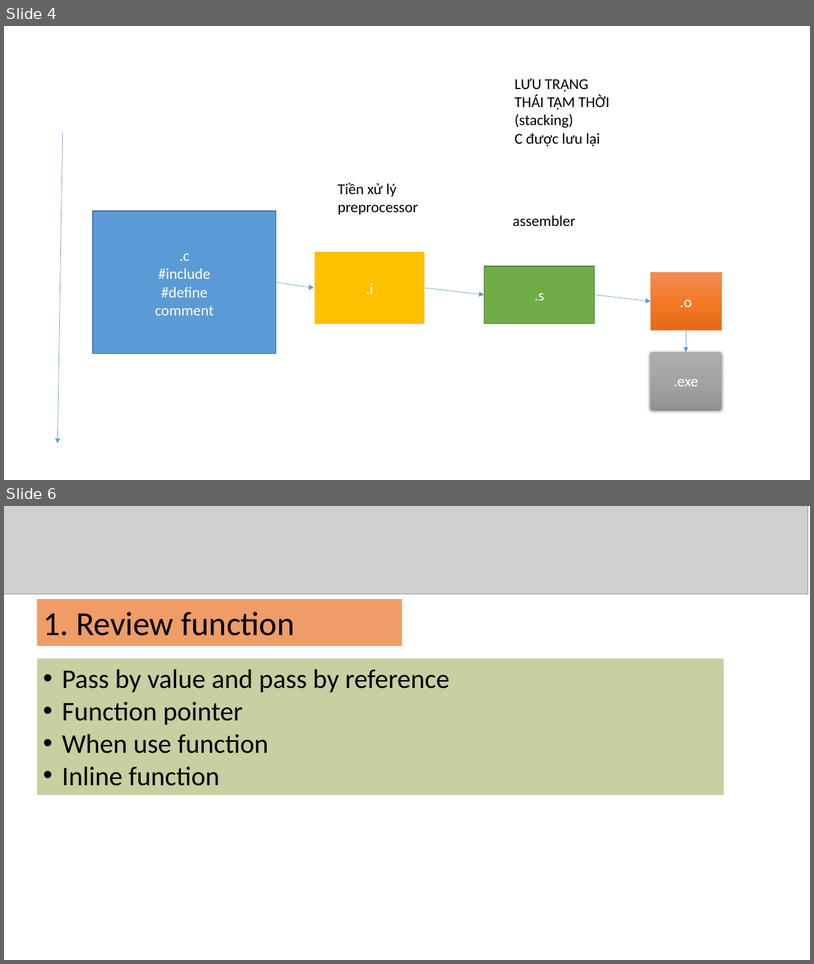
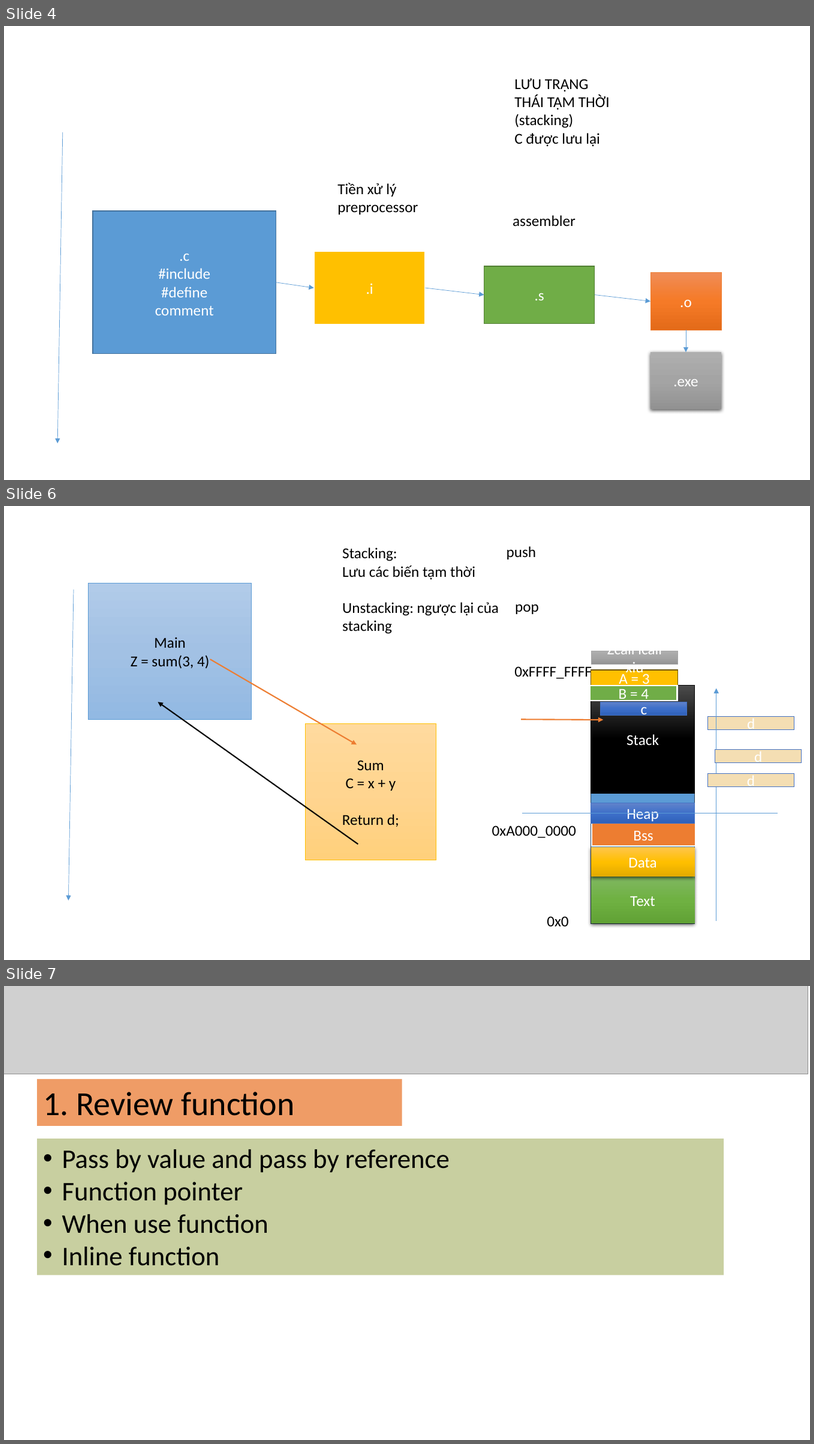
Before and after one commit to DKensin/Mentor, a slide deck: Slide/C/4.C_stage_File.pptx. Shown one above the other, each under a label of ours: slides 4 and 6 before the commit, slides 4, 6 and 7 after it; the slides between them are not shown. The pictures are 814x964 and 814x1444 pixels, drawn with LibreOffice and Linux fonts; fonts in the diff are those of the drawing; grey boxes stand for pictures. Boxes give left, top, right and bottom in pixels: in the first picture for what was removed or moved away, otherwise in the second. Text is boxed around its words. In the diff, an @@ line names an element or a change of style, - is before the commit and + after.

```diff
--- a/Slide/C/4.C_stage_File.pptx
+++ b/Slide/C/4.C_stage_File.pptx
@@ slide 6 added at <box>4,506,810,960</box>, background #FFFFFF @@
@@ text added at <box>342,547,499,634</box>, 18 pt, text #000000 @@
+Stacking:
+Lưu các biến tạm thời
+Unstacking: ngược lại của stacking
@@ text added at <box>507,546,537,559</box>, 18 pt, text #000000 @@
+push
@@ arrow added from (74, 589) to (69, 900), #5B9BD5 0.5 pt @@
@@ rectangle added at <box>89,583,252,719</box>, fill gradient #B1CBE9 to #A3C1E5 to #93B9E4, outline #5B9BD5 0.5 pt, 18 pt, text #000000 @@
+Main
+Z = sum(3, 4)
@@ text added at <box>515,604,539,614</box>, 18 pt, text #000000 @@
+pop
@@ arrow added from (210, 659) to (357, 744), #ED7D31 1.5 pt @@
@@ text added at <box>515,666,592,681</box>, 18 pt, text #000000 @@
+0xFFFF_FFFF
@@ rectangle added at <box>592,651,678,664</box>, fill gradient #AFAFAF to #A5A5A5 to #939393, outline #A5A5A5 0.5 pt, 18 pt, text #FFFFFF @@
+Zcall icall xiu
@@ rectangle added at <box>591,685,678,700</box>, fill #70AD47, outline #FFFFFF 1.5 pt, 18 pt, text #FFFFFF @@
+B = 4
@@ rectangle added at <box>591,685,695,923</box>, fill #5B9BD5, outline #28445D 1 pt @@
@@ rectangle added at <box>591,685,695,793</box>, fill gradient #4B4B4B to #000000, outline #000000 0.5 pt, 18 pt, text #FFFFFF @@
+Stack
@@ rectangle added at <box>591,670,678,685</box>, fill #FFC000, outline #705400 1 pt, 18 pt, text #FFFFFF @@
+A = 3
@@ arrow added from (359, 844) to (158, 702), #000000 1.5 pt @@
@@ rectangle added at <box>601,702,687,715</box>, fill gradient #6183CB to #3E70CA to #3062BB, outline #4472C4 0.5 pt, 18 pt, text #FFFFFF @@
+c
@@ arrow added from (717, 921) to (717, 688), #5B9BD5 0.5 pt @@
@@ arrow added from (521, 719) to (603, 720), #ED7D31 1.5 pt @@
@@ rectangle added at <box>708,717,795,730</box>, fill #F4DEB3, outline #4472C4 0.5 pt, 18 pt, text #FFFFFF @@
+d
@@ rectangle added at <box>305,723,437,859</box>, fill gradient #FFDB9E to #FFD590 to #FFD07C, outline #FFC000 0.5 pt, 18 pt, text #000000 @@
+Sum
+C = x + y
+Return d;
@@ rectangle added at <box>716,750,802,763</box>, fill #F4DEB3, outline #4472C4 0.5 pt, 18 pt, text #FFFFFF @@
+d
@@ rectangle added at <box>708,774,795,787</box>, fill #F4DEB3, outline #4472C4 0.5 pt, 18 pt, text #FFFFFF @@
+d
@@ rectangle added at <box>591,803,695,823</box>, fill gradient #6183CB to #3E70CA to #3062BB, outline #4472C4 0.5 pt, 18 pt, text #FFFFFF @@
+Heap
@@ text added at <box>492,825,576,838</box>, 18 pt, text #000000 @@
+0xA000_0000
@@ line added from (523, 813) to (779, 813), #5B9BD5 0.5 pt @@
@@ rectangle added at <box>592,823,696,846</box>, fill #ED7D31, outline #FFFFFF 1.5 pt, 18 pt, text #FFFFFF @@
+Bss
@@ rectangle added at <box>591,847,695,877</box>, fill gradient #FFC64B to #FFC000 to #E3AB00, 18 pt, text #FFFFFF @@
+Data
@@ rectangle added at <box>591,876,695,923</box>, fill gradient #81B861 to #6FB242 to #62A336, 18 pt, text #FFFFFF @@
+Text
@@ text added at <box>547,916,569,926</box>, 18 pt, text #000000 @@
+0x0
@@ what was slide 6 is now slide 7 @@
```
Also in this commit, not shown: 1 slide changed.
